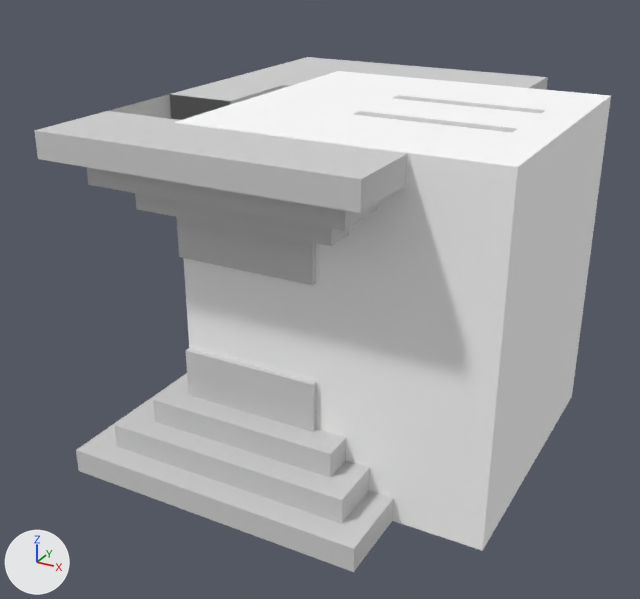
One commit to the Blender file android/assets/model/inside_level5_krigarnas_tempel.blend: the scene before it, then after it.
Both versions are drawn from a camera (50 mm lens) standing at (53.7, -125.2, 83.6) and looking at (-11.8, -6.1, 24.0). Arrows for +X, +Y and +Z are at lower left; the lights stay in place.

Objects in the first picture: 'bigskybox', 'krigarnas', 'krigarnas.001'.
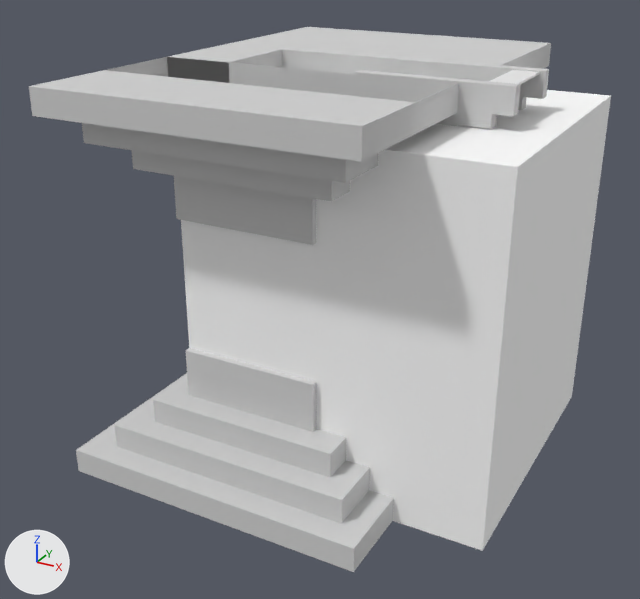
Where the change shows, as pixel boxes (x1, y1, x2, y2) in the pictures (640 x 599 px):
'krigarnas.001', moved: before (34, 57, 548, 286); after (29, 27, 551, 245)
'Stair.037', moved (not visible before): after (505, 72, 536, 78)
'Stair.038', moved (not visible before): after (510, 70, 540, 76)

The change, as a list of edits to the scene's bpy script:
```text
Change ob_stair_038:
    ob_stair_038.location: (16.2, 5.0, 54.9) -> (16.2, 5.0, 60.9)
Change ob_stair_037:
    ob_stair_037.location: (16.2, 3.0, 54.9) -> (16.2, 3.0, 60.9)
Change ob_krigarnas_001:
    ob_krigarnas_001.location: (-10.0, 0.0, 46.0) -> (-10.0, 0.0, 52.0)
```
